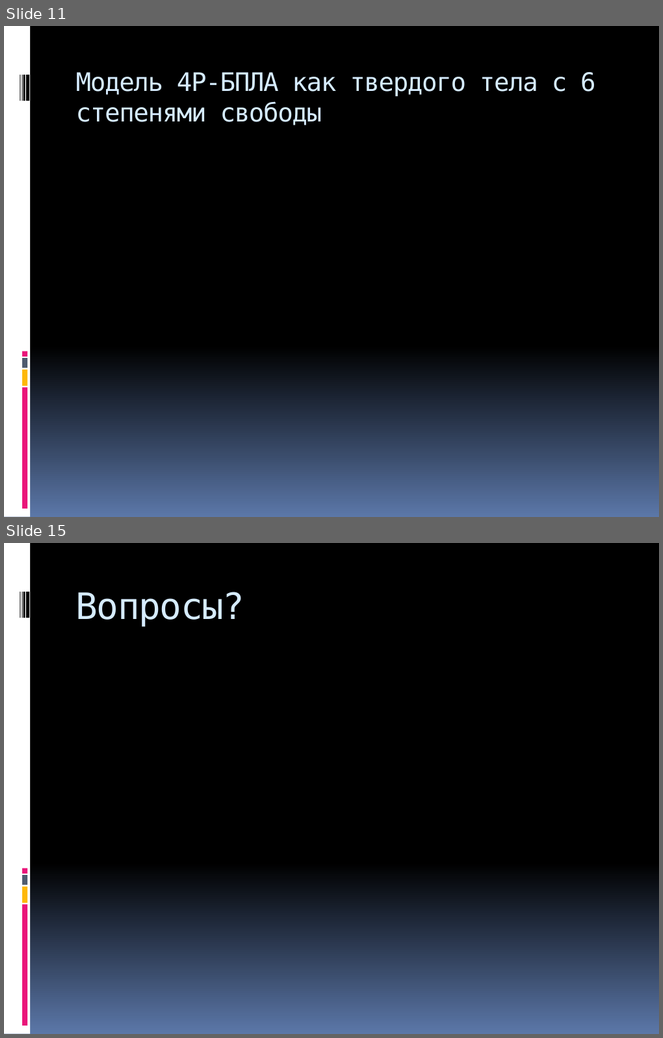
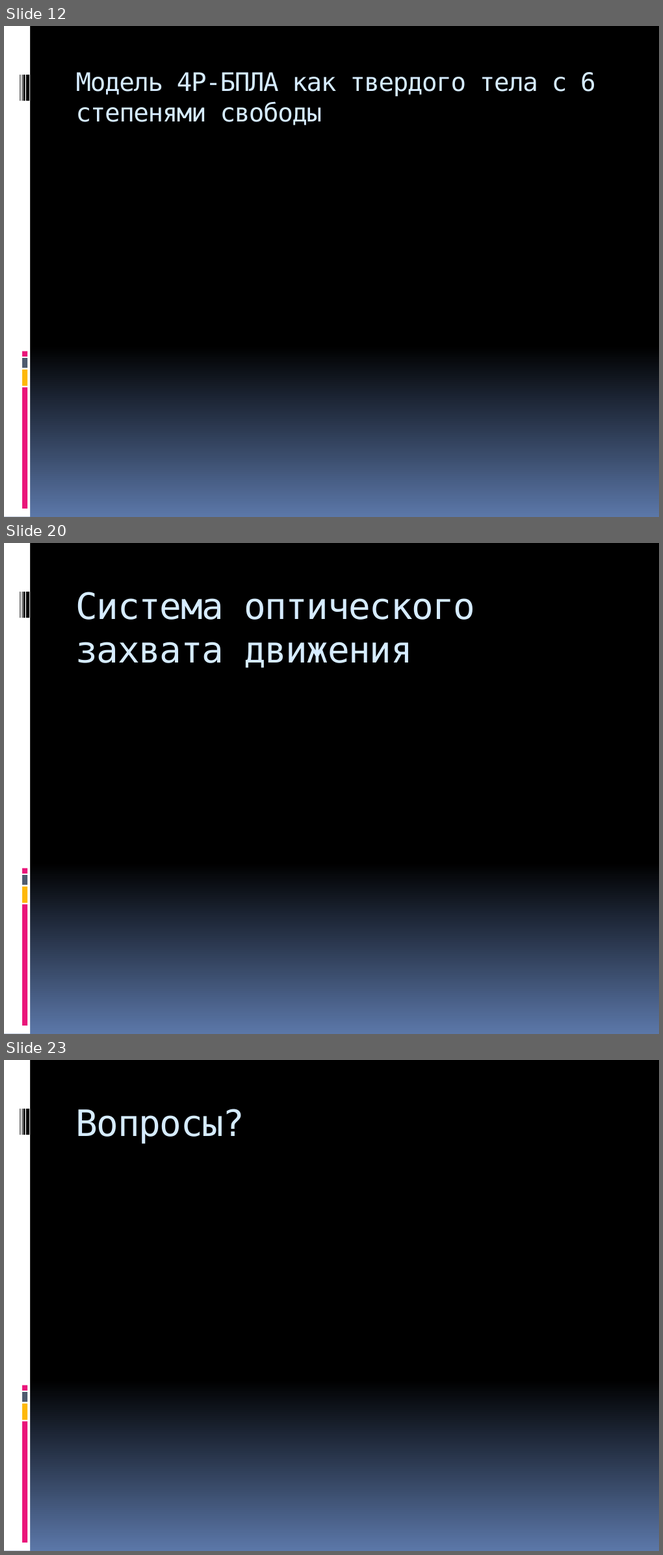
Before and after one commit to Jacobi20/quadro-xds, a slide deck: Docs/Medias2012.pptx. Shown one above the other, each under a label of ours: slides 11 and 15 before the commit, slides 12, 20 and 23 after it; the slides between them are not shown. The pictures are 663x1038 and 663x1555 pixels, drawn with LibreOffice and Linux fonts; fonts in the diff are those of the drawing. Boxes give left, top, right and bottom in pixels: in the first picture for what was removed or moved away, otherwise in the second. Text is boxed around its words. In the diff, an @@ line names an element or a change of style, - is before the commit and + after.

```diff
--- a/Docs/Medias2012.pptx
+++ b/Docs/Medias2012.pptx
@@ slide 20 added at bbox=[4, 543, 659, 1034], background gradient #000000 to #5B77A8; not listed: 9 template elements that a slide beside it also shows @@
@@ title added at bbox=[76, 592, 476, 668], 40 pt, text #D6ECFF @@
+Система оптического захвата движения
@@ what was slide 11 is now slide 12 @@
@@ what was slide 15 is now slide 23 @@
```
Also in this commit, not shown: 2 slides changed, 8 other slides added, 1 slide removed, 1 other file.
